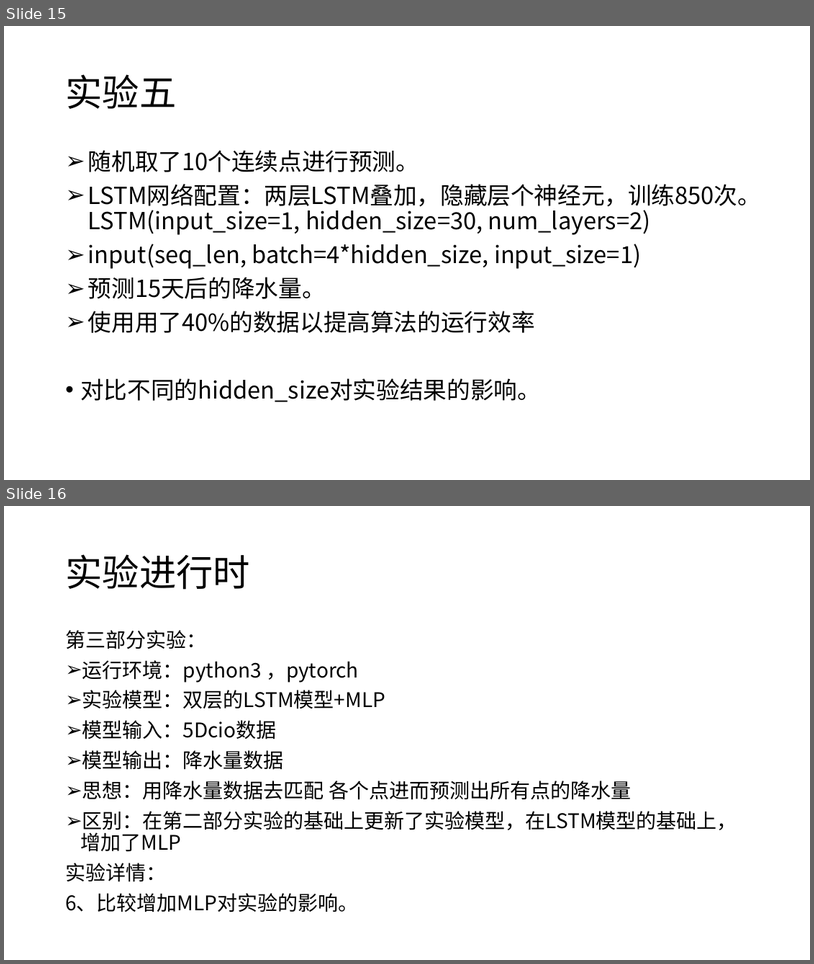
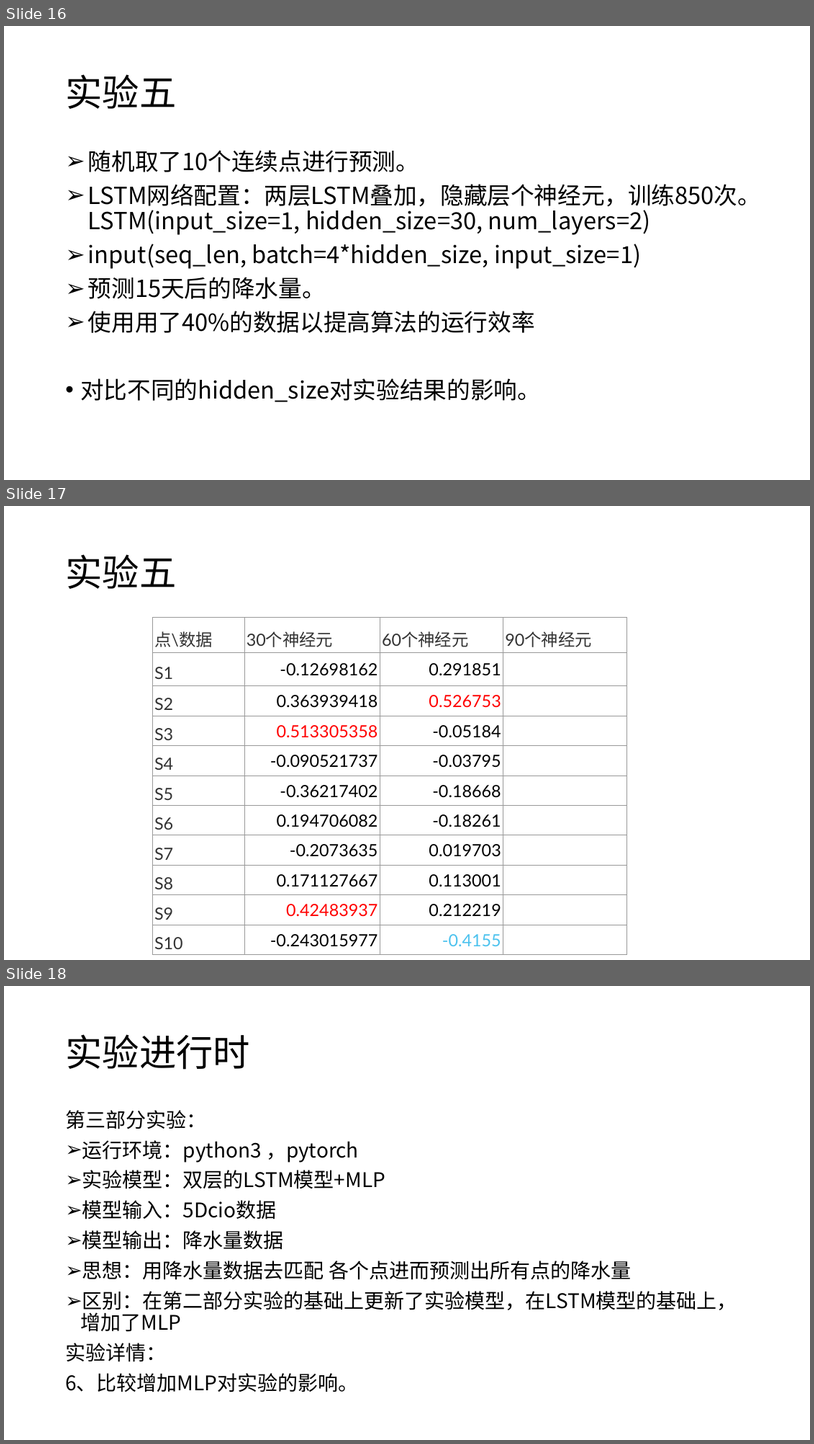
Before and after one commit to tureful/tureful.github.io, a slide deck: summary.pptx. Shown one above the other, each under a label of ours: slides 15 and 16 before the commit, slides 16, 17 and 18 after it. The pictures are 814x964 and 814x1444 pixels, drawn with LibreOffice and Linux fonts; fonts in the diff are those of the drawing. Boxes give left, top, right and bottom in pixels: in the first picture for what was removed or moved away, otherwise in the second. Text is boxed around its words. In the diff, an @@ line names an element or a change of style, - is before the commit and + after.

```diff
--- a/summary.pptx
+++ b/summary.pptx
@@ slide 17 added at (x1=4, y1=506, x2=810, y2=960), background #FFFFFF @@
@@ title added at (x1=65, y1=554, x2=176, y2=589), 44 pt, text #000000 @@
+实验五
@@ table added at (x1=153, y1=618, x2=627, y2=952), 11 rows, 4 columns @@
+点\数据 | 30个神经元 | 60个神经元 | 90个神经元
+S1 | -0.12698162 | 0.291851 | 
+S2 | 0.363939418 | 0.526753 | 
+S3 | 0.513305358 | -0.05184 | 
+S4 | -0.090521737 | -0.03795 | 
+S5 | -0.36217402 | -0.18668 | 
+S6 | 0.194706082 | -0.18261 | 
+S7 | -0.2073635 | 0.019703 | 
+S8 | 0.171127667 | 0.113001 | 
+S9 | 0.42483937 | 0.212219 | 
+S10 | -0.243015977 | -0.4155 | 
@@ what was slide 15 is now slide 16 @@
@@ what was slide 16 is now slide 18 @@
```
Also in this commit, not shown: 3 slides changed, 6 other slides added, 1 slide removed, 1 other file.
